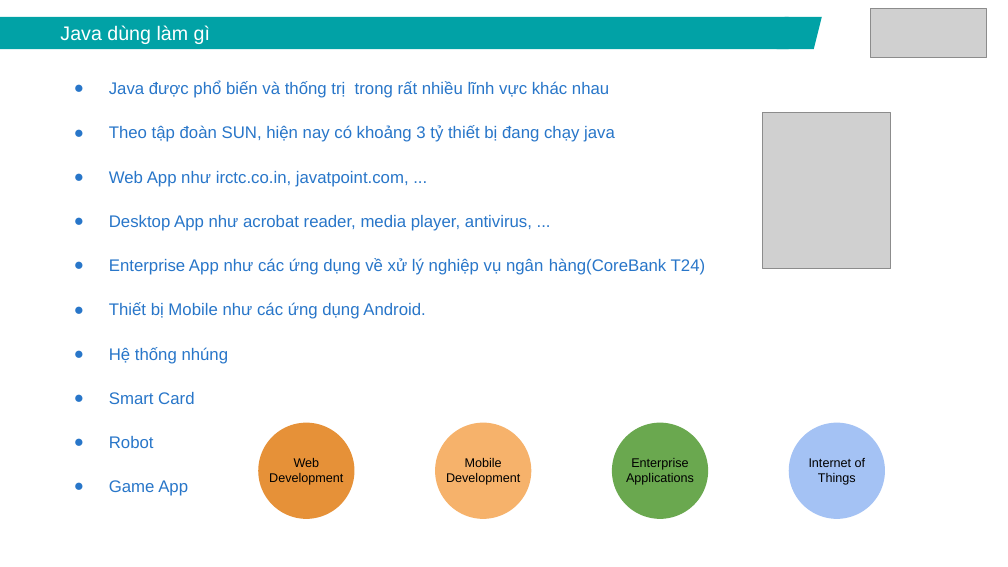
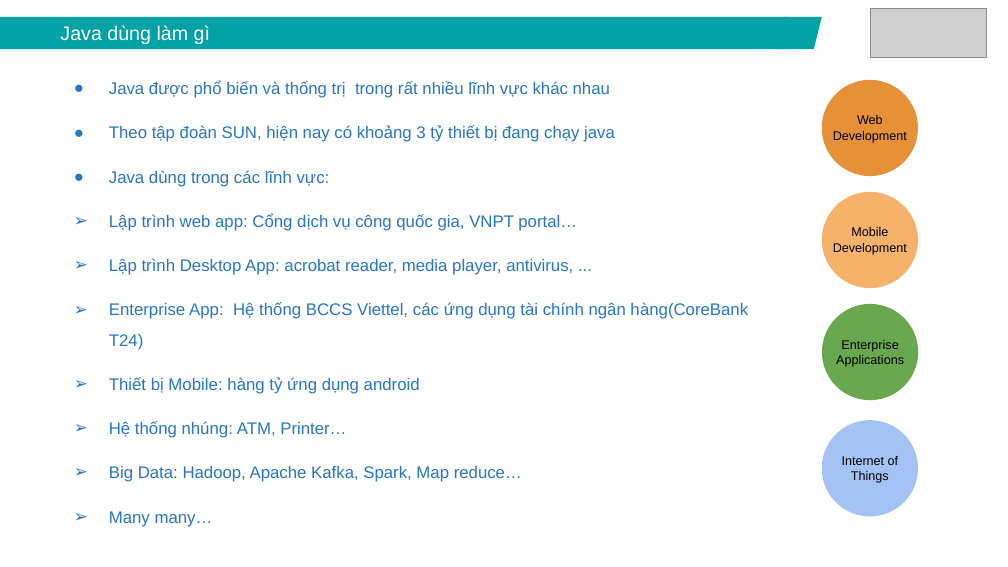
Before and after one commit to lamxung55/javacore, a slide deck: slide 6 of ppt/Java core - Lecture 1 - Introduction.pptx. Drawn at 1008x567 pixels with LibreOffice and Linux fonts; fonts in the diff are those of the drawing; grey boxes stand for pictures. Boxes give left, top, right and bottom in pixels: in the first picture for what was removed or moved away, otherwise in the second. Text is boxed around its words. In the diff, an @@ line names an element or a change of style, - is before the commit and + after.

Commit message:
Sua slide bai 1

```diff
--- a/ppt/Java core - Lecture 1 - Introduction.pptx
+++ b/ppt/Java core - Lecture 1 - Introduction.pptx
@@ ellipse: place and size @@
-ellipse at box(258, 422, 354, 518)
+ellipse at box(822, 80, 917, 175)
@@ picture removed at box(763, 113, 891, 269) @@
@@ text "Web": place and size @@
-text "Web" at box(269, 458, 343, 485)
+text "Web" at box(833, 115, 907, 143)
@@ text at box(109, 170, 748, 527): text changed @@
-    ● Web App như irctc.co.in, javatpoint.com, ...
-    ● Desktop App như acrobat reader, media player, antivirus, ...
-    ● Enterprise App như các ứng dụng về xử lý nghiệp vụ ngân hàng(CoreBank T24)
-    ● Thiết bị Mobile như các ứng dụng Android.
-    ● Hệ thống nhúng
-    ● Smart Card
-    ● Robot
-    ● Game App
+    ● Java dùng trong các lĩnh vực:
+                ➢ Lập trình web app: Cổng dịch vụ công quốc gia, VNPT portal…
+                ➢ Lập trình Desktop App: acrobat reader, media player, antivirus, ...
+                ➢ Enterprise App: Hệ thống BCCS Viettel, các ứng dụng tài chính ngân hàng(CoreBank T24)
+                ➢ Thiết bị Mobile: hàng tỷ ứng dụng android
+                ➢ Hệ thống nhúng: ATM, Printer…
+                ➢ Big Data: Hadoop, Apache Kafka, Spark, Map reduce…
+                ➢ Many many…
@@ ellipse: place and size @@
-ellipse at box(435, 422, 531, 518)
+ellipse at box(822, 192, 917, 287)
@@ text "Mobile": place and size @@
-text "Mobile" at box(446, 458, 520, 485)
+text "Mobile" at box(833, 227, 907, 255)
@@ text "Enterprise": place and size @@
-text "Enterprise" at box(626, 458, 694, 485)
+text "Enterprise" at box(836, 340, 904, 367)
@@ ellipse: place and size @@
-ellipse at box(612, 422, 708, 518)
+ellipse at box(822, 304, 917, 400)
@@ text "Internet of": place and size @@
-text "Internet of" at box(809, 458, 866, 485)
+text "Internet of" at box(842, 456, 899, 483)
@@ ellipse: place and size @@
-ellipse at box(788, 422, 884, 518)
+ellipse at box(822, 420, 917, 516)
```
Also in this commit, not shown: 4 other slides changed, 5 slides added, 5 slides removed.
